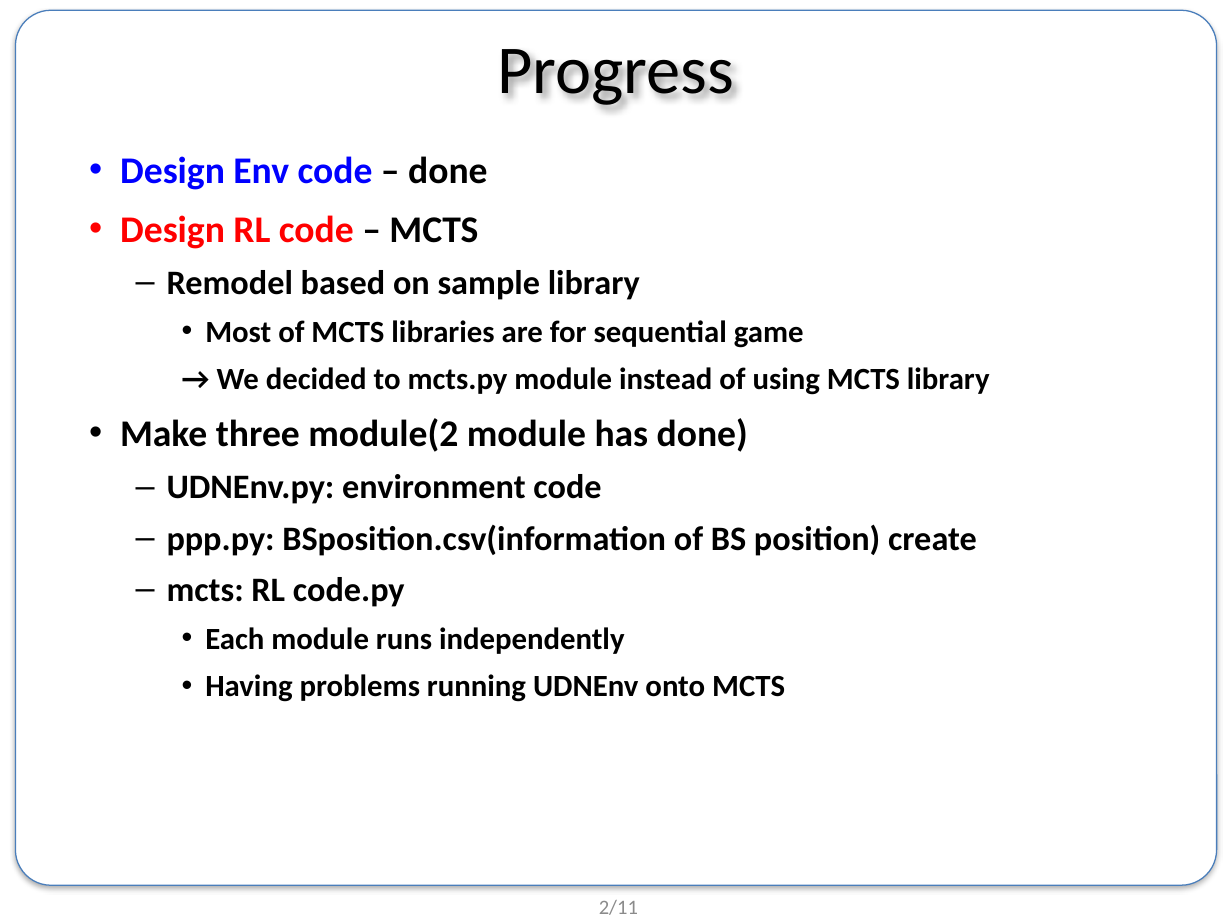
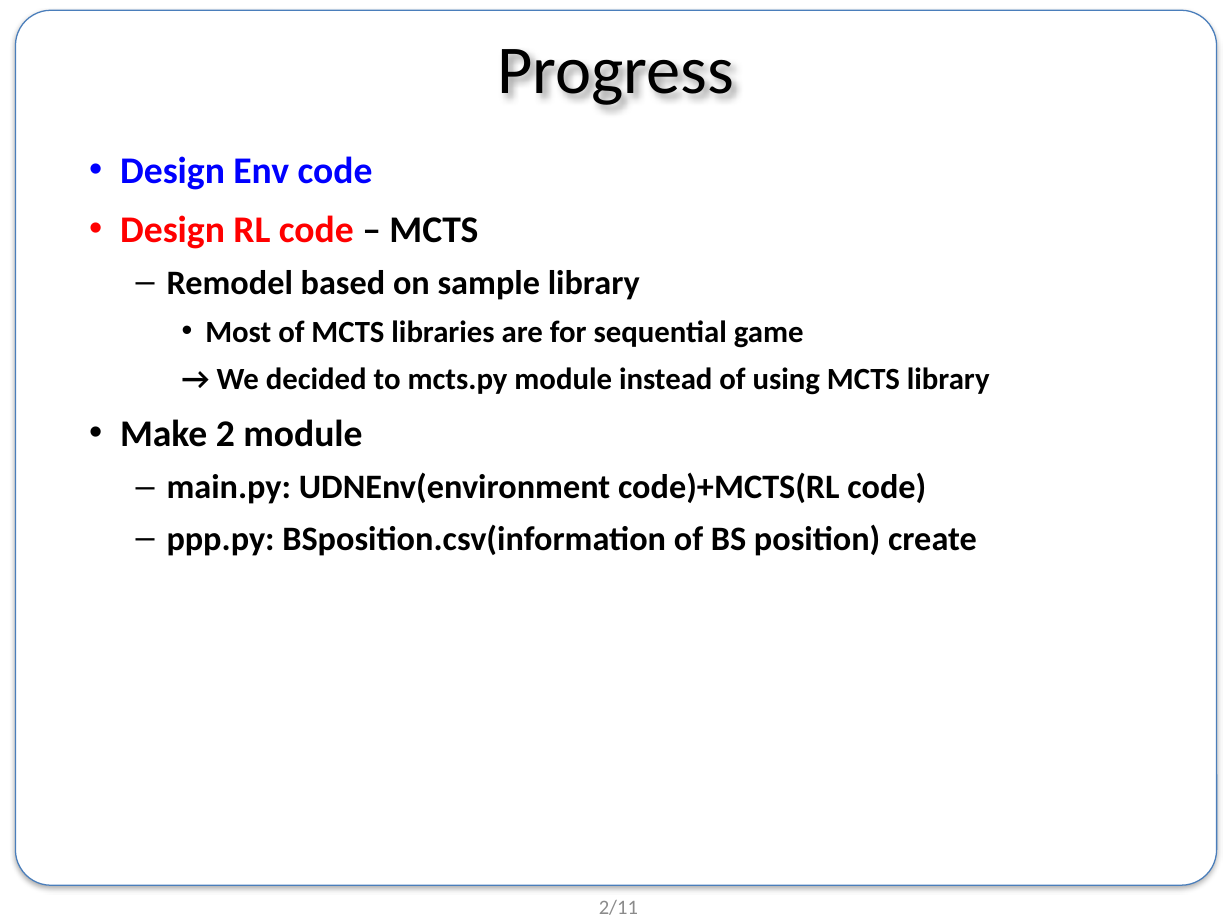
Before and after one commit to BongSangKim/UGRP, a slide deck: slide 2 of Survey meeting/0719 survey/190719 UGRP 발표자료.pptx. Drawn at 1232x924 pixels with LibreOffice and Linux fonts; fonts in the diff are those of the drawing; background and template pictures are left out. Boxes give left, top, right and bottom in pixels: in the first picture for what was removed or moved away, otherwise in the second. Text is boxed around its words. In the diff, an @@ line names an element or a change of style, - is before the commit and + after.

Commit message:
7/18 학습가능한 MCTS 코드초기형

```diff
--- a/Survey meeting/0719 survey/190719 UGRP 발표자료.pptx
+++ b/Survey meeting/0719 survey/190719 UGRP 발표자료.pptx
@@ text at (120,156,373,190): text changed @@
-• Design Env code – done
+• Design Env code
@@ text at (120,419,926,504): text changed; size 22 to 20 pt @@
-• Make three module(2 module has done)
-  – UDNEnv.py: environment code
+• Make 2 module
+  – main.py: UDNEnv(environment code)+MCTS(RL code)
@@ text at (167,577,785,702): paragraphs removed @@
-  – mcts: RL code.py
-    • Each module runs independently
-    • Having problems running UDNEnv onto MCTS
```
Also in this commit, not shown: 2 other slides changed, 2 slides added, 2 slides removed, 4 other files.
